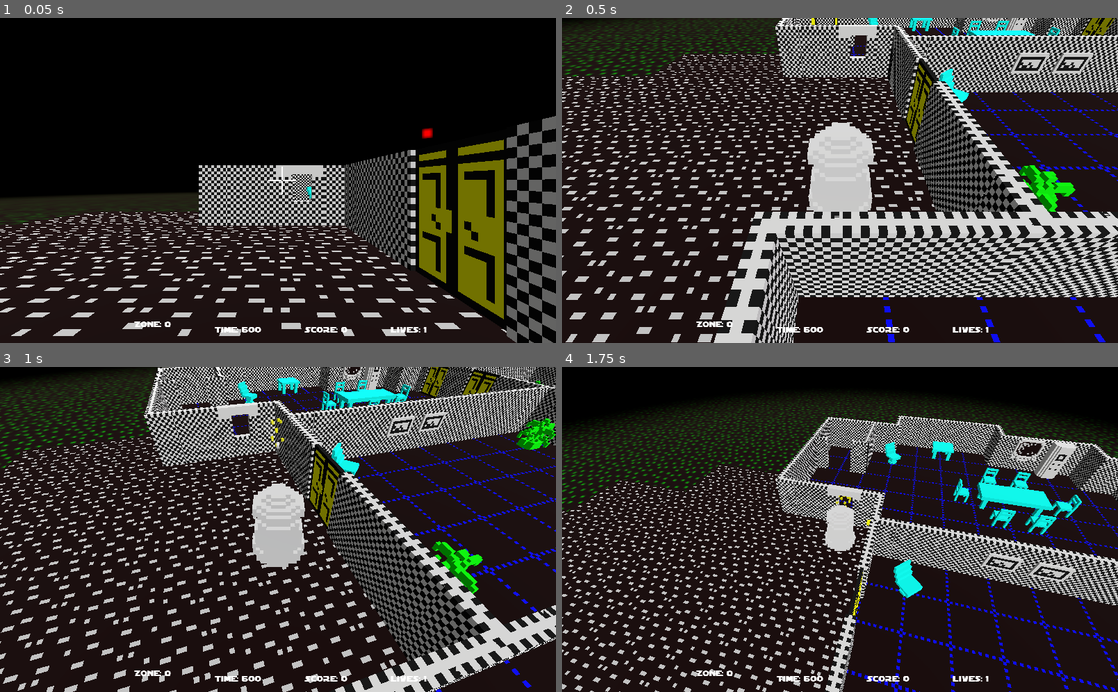
Above: before the commit, frames 1-4 (two rows, left to right).
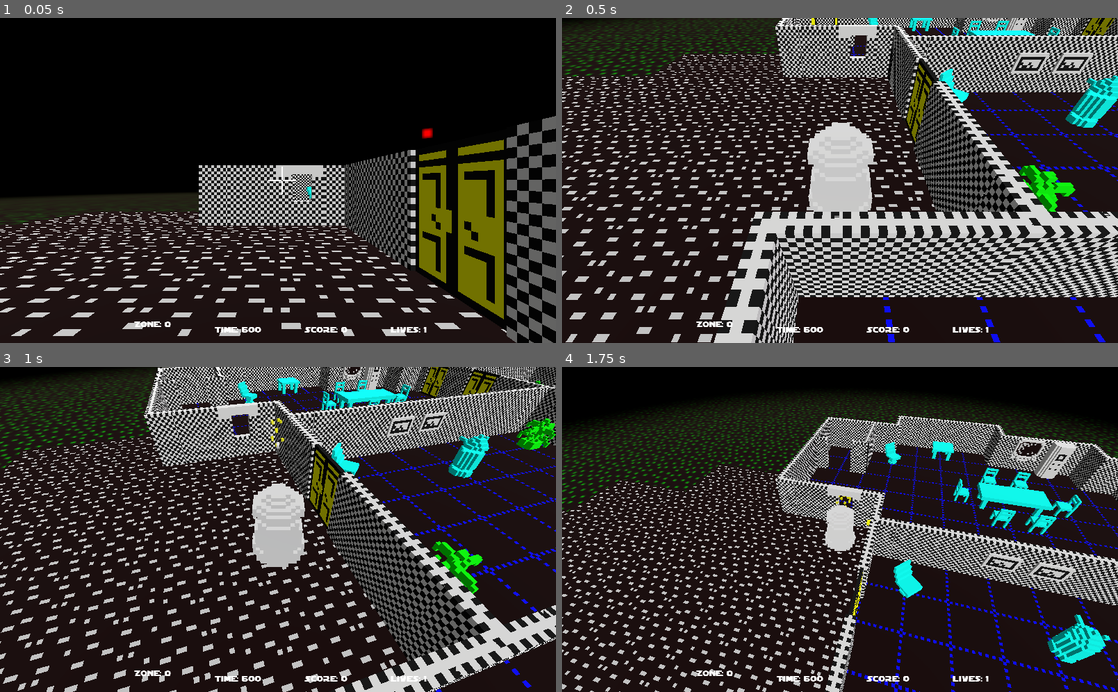
Above: after the commit, the same moments.

Repository: SteveSmith16384/LaserSquadFPS
Game: Godot game, scene res://Main.tscn
The game is run twice, just before and just after one commit, with the same random seed, the same clock (stepped at 60 frames per second) and the same inputs.
Inputs (mouse positions are in pixels of both pictures, inside the frame that each line leads up to):
- Up to frame 1 (0.05 s): no input
- Up to frame 2 (0.5 s): no input
- Up to frame 3 (1 s): move the mouse to (305, 529) at 0.52 s; press the mouse at (305, 529) at 0.53 s; hold W (move_forward) from 0.53 s (still down)
- Up to frame 4 (1.75 s): keep holding W (move_forward); move the mouse to (812, 529) at 1.27 s; release the mouse at (812, 529) at 1.28 s; tap 2 (camera_back) at 1.35 s; click (812, 529) at 1.55 s

Frame 1 is identical in both runs. In frame 2, 0.9% of the frame differs, in the area x 84-100%, y 17-43%; in frame 3, 0.6%; in frame 4, 0.9%, in the area x 87-99%, y 76-92%.

Commit message:
Droid follows simple route

Diff:
--- a/src/Bullet.gd
+++ b/src/Bullet.gd
@@ -4,13 +4,10 @@
 const SPEED = 20
 
 var main : Main
-var player : Player
 var dir : Vector3
 
 func _ready():
 	main = get_tree().get_root().get_node("Main")
-	player = main.get_node("Player")
-	#$AudioStreamPlayer.play()
 	pass
 
 
--- a/src/EnemyDroid.gd
+++ b/src/EnemyDroid.gd
@@ -8,10 +8,20 @@
 var player_in_area = false
 var can_see_player = false
 
+const move_speed = 1#00
+var patrol_path : Path
+var patrol_points
+var patrol_index = 0
+var velocity = Vector2.ZERO
+var closest
 
 func _ready():
 	main = get_tree().get_root().get_node("Main")
 	player = main.get_node("Player")
+
+	#patrol_path = main.get_node("SternersHouse/Path")
+	#patrol_points = patrol_path.get_curve().get_baked_points()
+	#closest = patrol_path.get_curve().get_closest_point(self.translation)
 	pass
 
 
@@ -24,7 +34,7 @@
 		self.global_transform = Transform(Basis(wrotation), global_transform.origin)
 		pass
 	else:
-		#self.rotation_degrees.y += 80 * delta * dir
+		#self.rotation_degrees.y += 10 * delta
 		pass
 	pass
 
@@ -35,13 +45,38 @@
 		var space_state = get_world().direct_space_state
 		var result : Dictionary = space_state.intersect_ray(self.translation, player.translation, [player]);
 		can_see_player = result.empty()
+	else:
+#		if !patrol_path:
+#			return
+		if patrol_points == null:
+			patrol_points = main.get_patrol_points(self);
+			main.get_node("SternersHouse/FinalDest").translation = patrol_points[patrol_points.size()-1]
+			main.get_node("SternersHouse/FinalDest").translation.y = 0.5
+			patrol_index = 0
+			print("Got patrol points")
+
+		var target = patrol_points[patrol_index]
+		target.y = 0
+		main.get_node("SternersHouse/ImmedDest").translation = target
+		if translation.distance_to(target) < 1:
+			patrol_index = patrol_index + 1# = wrapi(patrol_index + 1, 0, patrol_points.size())
+			if patrol_index >= patrol_points.size():
+				patrol_points = null
+				print("End of route")
+				return
+#			target = patrol_points[patrol_index]
+#			target.y = 0
+			print("Next target: " + str(target))
+
+		velocity = (target - translation).normalized() * move_speed
+		velocity = move_and_slide(velocity)
 	pass
+
 
 func _on_Area_body_entered(body):
 	if body == player:
 		player_in_area = true
 	pass
-
 
 
 func _on_Area_body_exited(body):
--- a/src/Main.gd
+++ b/src/Main.gd
@@ -247,3 +247,9 @@
 func set_first_person(fp : bool):
 	$HUD.show_targetter(fp)
 	pass
+
+
+func get_patrol_points(droid : Spatial):
+	var dest = $SternersHouse.get_rnd_destination();
+	var patrol_points = $SternersHouse.get_route(droid.translation, dest);
+	return patrol_points
--- a/src/SternersHouse.gd
+++ b/src/SternersHouse.gd
@@ -4,18 +4,35 @@
 
 func _ready():
 	place_droids()
-	pass # Replace with function body.
+
+	#var start = Vector3(8, 0, 2)
+	#var end = Vector3(13, 0, 6)
+	#var path = $Navigation.get_simple_path(start, end)
+	pass
 
 
 func place_droids():
 	var droid_start_positions = $DroidStartPositions
 	var droids = get_tree().get_nodes_in_group("droid")
 	for droid in droids:
-		var idx = Globals.rnd.randi_range(0, droid_start_positions.get_child_count()-1)
+		var idx = 0#todo Globals.rnd.randi_range(0, droid_start_positions.get_child_count()-1)
 		droid.translation = droid_start_positions.get_child(idx).translation;
 		droid_start_positions.remove_child(droid_start_positions.get_child(idx))
 	pass
 
+
+func get_rnd_destination():
+	var points = $RoutePoints# $Path.curve.get_baked_points();
+	var dest = points.get_node("RoutePoint" + str(Globals.rnd.randi_range(1, points.get_child_count())))
+	return dest.translation
+
+
+func get_route(start, end):
+	var route = $Navigation.get_simple_path(start, end)
+	route.append(end)
+	return route
+
+
 # Called every frame. 'delta' is the elapsed time since the previous frame.
 #func _process(delta):
 #	pass
--- a/src/SternersHouse.tscn
+++ b/src/SternersHouse.tscn
@@ -23,6 +23,28 @@
 [ext_resource path="res://EnemyDroid.tscn" type="PackedScene" id=21]
 [ext_resource path="res://SternersHouse.gd" type="Script" id=22]
 
+[sub_resource type="NavigationMesh" id=2]
+vertices = PoolVector3Array( 22.7, 1.4, -1.71607, 18.8, 1.4, -1.71607, 18.5, 1.4, 2.78393, 22.7, 1.4, 3.68393, 15.8, 0.6, 1.58393, 6.8, 0.6, 1.58393, 6.8, 0.6, 6.38393, 15.8, 0.6, 6.38393, 16.1, 0.8, 3.68393, 16.1, 0.8, 2.78393, 16.1, 0.8, 3.68393, 22.7, 1.4, 3.68393, 18.5, 1.4, 2.78393, 16.1, 0.8, 2.78393, 17.75, 0.8, 3.68393, 19.4, 1.4, 3.68393, 17.3, 0.8, 2.78393 )
+polygons = [ PoolIntArray( 1, 0, 2 ), PoolIntArray( 2, 0, 3 ), PoolIntArray( 9, 8, 4 ), PoolIntArray( 4, 8, 7 ), PoolIntArray( 4, 7, 6 ), PoolIntArray( 4, 6, 5 ), PoolIntArray( 13, 16, 10 ), PoolIntArray( 10, 16, 14 ), PoolIntArray( 14, 16, 12 ), PoolIntArray( 14, 12, 15 ), PoolIntArray( 15, 12, 11 ) ]
+cell/size = 1.0
+cell/height = 0.1
+
+[sub_resource type="CubeMesh" id=3]
+size = Vector3( 10, 0.5, 6 )
+
+[sub_resource type="CubeMesh" id=4]
+
+[sub_resource type="SpatialMaterial" id=5]
+albedo_color = Color( 0.72549, 0.168627, 0.168627, 1 )
+
+[sub_resource type="SpatialMaterial" id=8]
+
+[sub_resource type="SpatialMaterial" id=7]
+albedo_color = Color( 0.968627, 0.952941, 0.0784314, 1 )
+
+[sub_resource type="SpatialMaterial" id=6]
+albedo_color = Color( 0.490196, 1, 0.0705882, 1 )
+
 [node name="SternersHouse" type="Spatial"]
 script = ExtResource( 22 )
 
@@ -1554,26 +1576,6 @@
 ] instance=ExtResource( 21 )]
 transform = Transform( 1, 0, 0, 0, 1, 0, 0, 0, 1, 12.8, 0, 4.8 )
 
-[node name="EnemyDroid2" parent="." groups=[
-"droid",
-] instance=ExtResource( 21 )]
-transform = Transform( 1, 0, 0, 0, 1, 0, 0, 0, 1, 12.8, 0, 4.8 )
-
-[node name="EnemyDroid3" parent="." groups=[
-"droid",
-] instance=ExtResource( 21 )]
-transform = Transform( 1, 0, 0, 0, 1, 0, 0, 0, 1, 12.8, 0, 4.8 )
-
-[node name="EnemyDroid4" parent="." groups=[
-"droid",
-] instance=ExtResource( 21 )]
-transform = Transform( 1, 0, 0, 0, 1, 0, 0, 0, 1, 12.8, 0, 4.8 )
-
-[node name="EnemyDroid5" parent="." groups=[
-"droid",
-] instance=ExtResource( 21 )]
-transform = Transform( 1, 0, 0, 0, 1, 0, 0, 0, 1, 12.8, 0, 4.8 )
-
 [node name="SternerStartPositions" type="Spatial" parent="."]
 
 [node name="SternerStartPosition1" type="Spatial" parent="SternerStartPositions"]
@@ -1640,3 +1642,56 @@
 
 [node name="DroidStartPosition10" type="Spatial" parent="DroidStartPositions"]
 transform = Transform( 1, 0, 0, 0, 1, 0, 0, 0, 1, 35.2, 0, 1.6 )
+
+[node name="Navigation" type="Navigation" parent="."]
+
+[node name="NavigationMeshInstance" type="NavigationMeshInstance" parent="Navigation"]
+navmesh = SubResource( 2 )
+
+[node name="MeshInstance" type="MeshInstance" parent="Navigation/NavigationMeshInstance"]
+transform = Transform( 1, 0, 0, 0, 1, 0, 0, 0, 1, 11.2, 0, 4.00486 )
+visible = false
+mesh = SubResource( 3 )
+material/0 = null
+
+[node name="MeshInstance2" type="MeshInstance" parent="Navigation/NavigationMeshInstance"]
+transform = Transform( 2.45922, 0, 0, 0, 1, 0, 0, 0, 3.24466, 20.8012, 0, 0.928593 )
+visible = false
+mesh = SubResource( 4 )
+material/0 = null
+
+[node name="CSGBox" type="CSGBox" parent="Navigation/NavigationMeshInstance"]
+transform = Transform( 1.73531, 0, 0, 0, 1, 0, 0, 0, 1.42111, 17.7866, 0.205404, 3.29354 )
+visible = false
+width = 3.16505
+height = 0.5
+depth = 1.16873
+material = SubResource( 5 )
+
+[node name="ImmedDest" type="CSGSphere" parent="."]
+transform = Transform( 1, 0, 0, 0, 1, 0, 0, 0, 1, 11, 0, -3 )
+radius = 0.3
+material = SubResource( 8 )
+
+[node name="FinalDest" type="CSGSphere" parent="."]
+transform = Transform( 1, 0, 0, 0, 1, 0, 0, 0, 1, 9.80221, 0, -3 )
+radius = 0.4
+material = SubResource( 7 )
+
+[node name="RoutePoints" type="Spatial" parent="."]
+visible = false
+
+[node name="RoutePoint1" type="CSGSphere" parent="RoutePoints"]
+transform = Transform( 1, 0, 0, 0, 1, 0, 0, 0, 1, 7.81825, 0, 2.168 )
+radius = 0.3
+material = SubResource( 6 )
+
+[node name="RoutePoint2" type="CSGSphere" parent="RoutePoints"]
+transform = Transform( 1, 0, 0, 0, 1, 0, 0, 0, 1, 15.0619, 0, 5.47212 )
+radius = 0.3
+material = SubResource( 6 )
+
+[node name="RoutePoint3" type="CSGSphere" parent="RoutePoints"]
+transform = Transform( 1, 0, 0, 0, 1, 0, 0, 0, 1, 21.7549, 0, -1.05141 )
+radius = 0.3
+material = SubResource( 6 )
Not shown: 1 places in src/SternersHouse.tscn that only renumber resources
